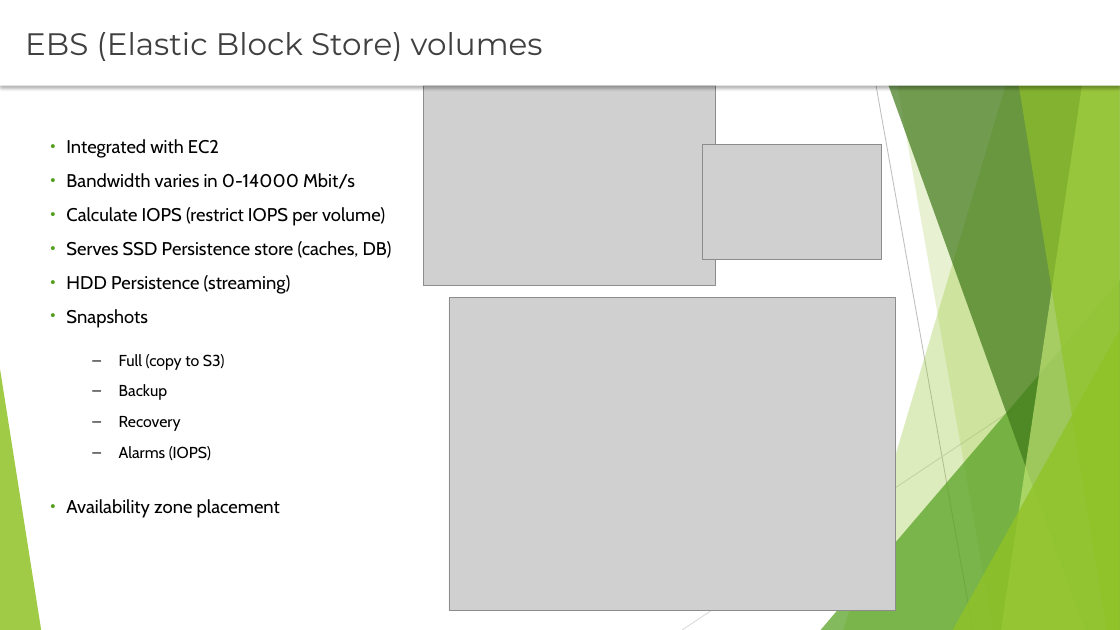
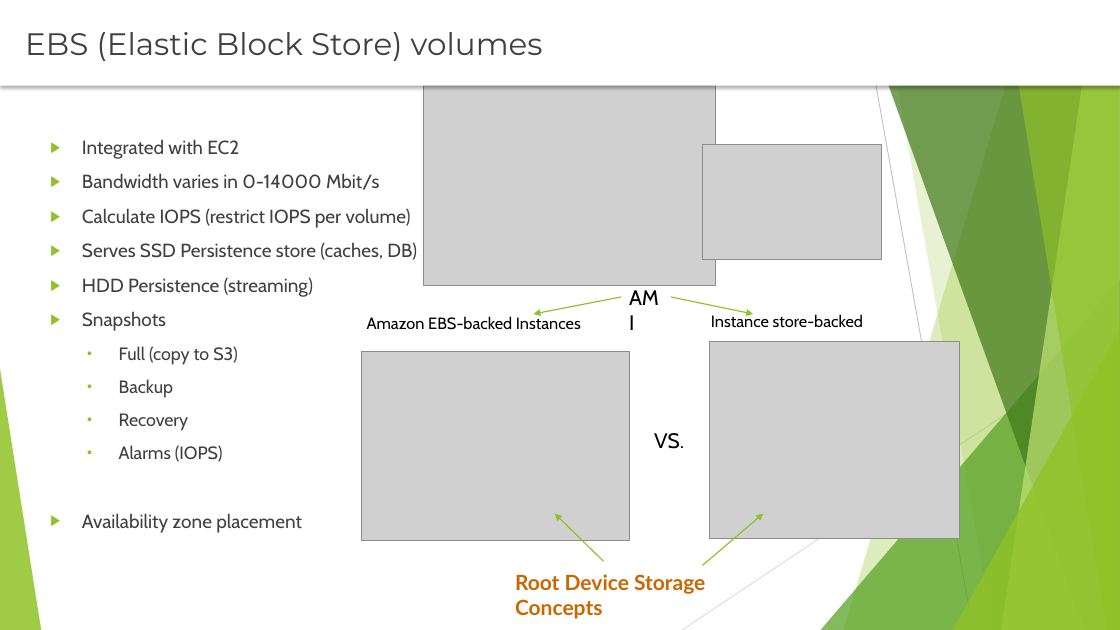
Before and after one commit to rusergei2010/AWSCourse2019, a slide deck: slide 11 of Lecture_2_Compute_Resources/Compute_Resources.pptx. Drawn at 1120x630 pixels with LibreOffice and Linux fonts; fonts in the diff are those of the drawing; grey boxes stand for pictures. Boxes give left, top, right and bottom in pixels: in the first picture for what was removed or moved away, otherwise in the second. Text is boxed around its words. In the diff, an @@ line names an element or a change of style, - is before the commit and + after.

```diff
--- a/Lecture_2_Compute_Resources/Compute_Resources.pptx
+++ b/Lecture_2_Compute_Resources/Compute_Resources.pptx
@@ text "Integrated with EC2" at <box>82,139,417,533</box>: size 15.9 to 16.3 pt in "Integrated with EC2", "Bandwidth varies in 0-14000 Mbit/s", "Calculate IOPS (restrict IOPS per volume)", "Serves SSD Persistence store (caches, DB)" and 3 more places; text colour #000000 to #404040; size 13.6 to 15.2 pt in "Full (copy to S3)", "Backup", "Recovery", "Alarms (IOPS)"; bullet • to ▶; bullet colour #54A021 to #90C226; bullet – to •; list level 2 to 3 in "Full (copy to S3)"; bullet colour #000000 to #90C226; list level 2 to 3 in "Backup"; list level 2 to 3 in "Recovery"; list level 2 to 3 in "Alarms (IOPS)" @@
@@ arrow added from (621, 297) to (534, 314), #90C226 1 pt @@
@@ text added at <box>621,280,671,313</box>, 18 pt, text #000000 @@
+AMI
@@ arrow added from (671, 297) to (754, 314), #90C226 1 pt @@
@@ text added at <box>367,316,581,330</box>, 14 pt, text #000000 @@
+Amazon EBS-backed Instances
@@ text added at <box>711,314,863,327</box>, 14 pt, text #000000 @@
+Instance store-backed
@@ picture: place and size @@
-picture at <box>449,297,895,611</box>
+picture at <box>361,351,630,539</box>
@@ picture added at <box>710,342,960,539</box> @@
@@ text added at <box>654,433,684,449</box>, 18 pt, text #000000 @@
+VS.
@@ arrow added from (603, 561) to (555, 513), #90C226 1 pt @@
@@ arrow added from (702, 565) to (764, 513), #90C226 1 pt @@
@@ text added at <box>515,574,705,619</box>, 18 pt, text #CC6600, bold @@
+Root Device Storage Concepts
```
Also in this commit, not shown: 2 other slides changed, 28 other files.
